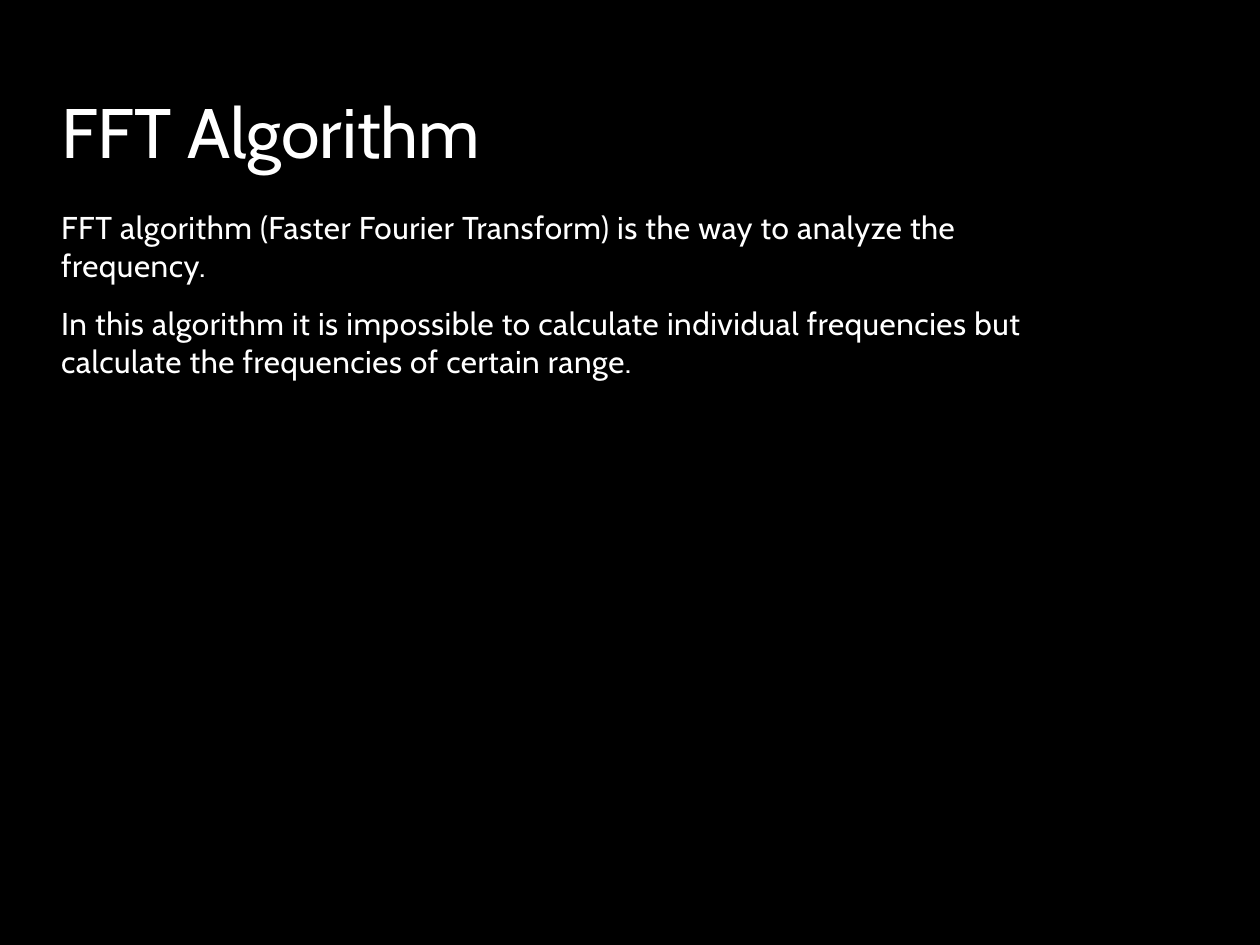
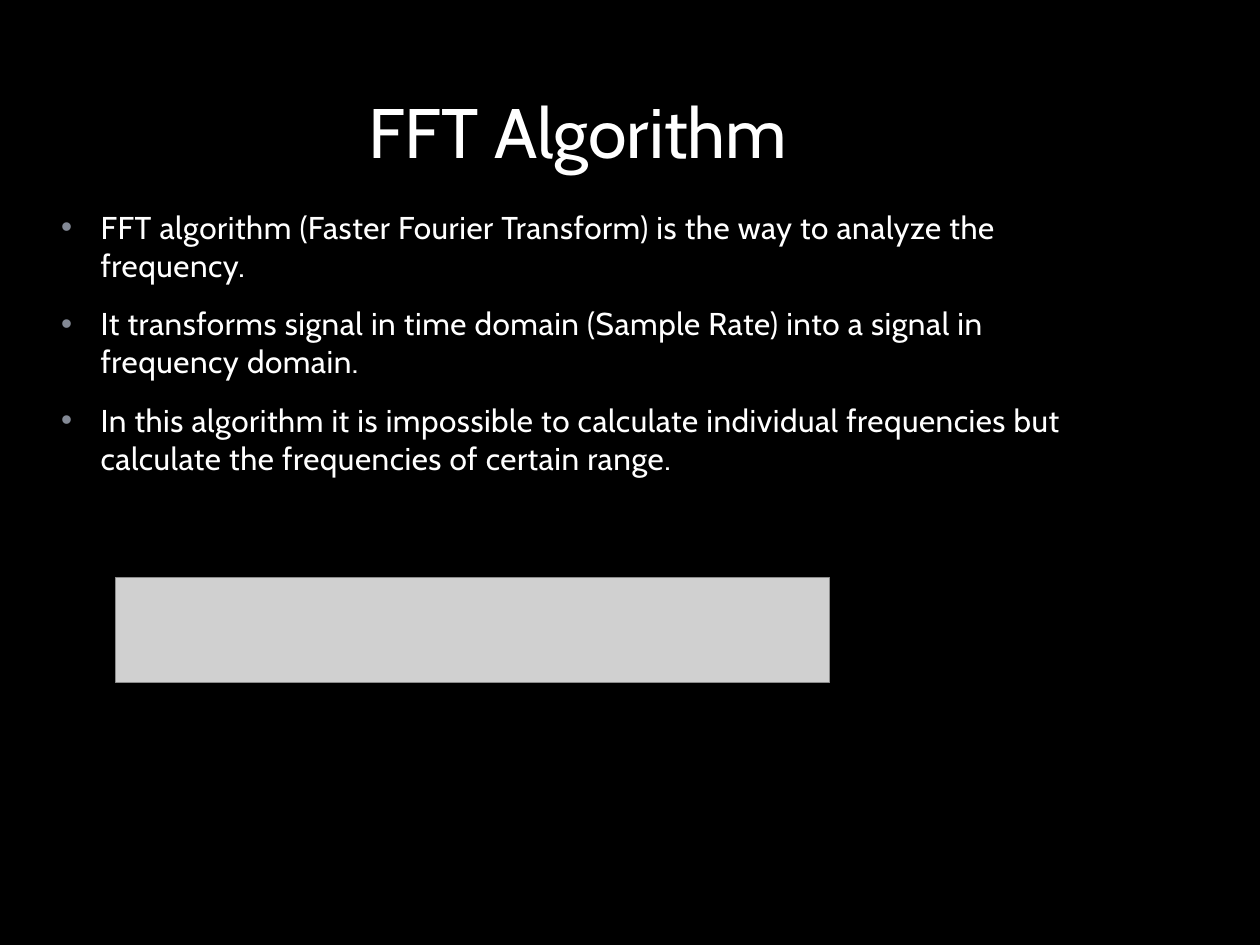
Before and after one commit to jjliang/5x5x5LEDCubeArduino, a slide deck: slide 13 of 5x5x5 LED Cube.pptx. Drawn at 1260x945 pixels with LibreOffice and Linux fonts; fonts in the diff are those of the drawing; grey boxes stand for pictures; background and template pictures are left out. Boxes give left, top, right and bottom in pixels: in the first picture for what was removed or moved away, otherwise in the second. Text is boxed around its words. In the diff, an @@ line names an element or a change of style, - is before the commit and + after.

Commit message:
Updated Power Point
Add one slide (Variables for FFT)
Edit some of the slides.
Add pictures

```diff
--- a/5x5x5 LED Cube.pptx
+++ b/5x5x5 LED Cube.pptx
@@ title "FFT Algorithm" at box(368, 105, 787, 174): alignment left to centre @@
@@ text at box(101, 215, 1060, 477): bullet none to • @@
@@ text at box(101, 311, 982, 380): paragraph added @@
+• It transforms signal in time domain (Sample Rate) into a signal in frequency domain.
@@ picture added at box(116, 577, 830, 682) @@
```
Also in this commit, not shown: 4 other slides changed, 2 slides added.
